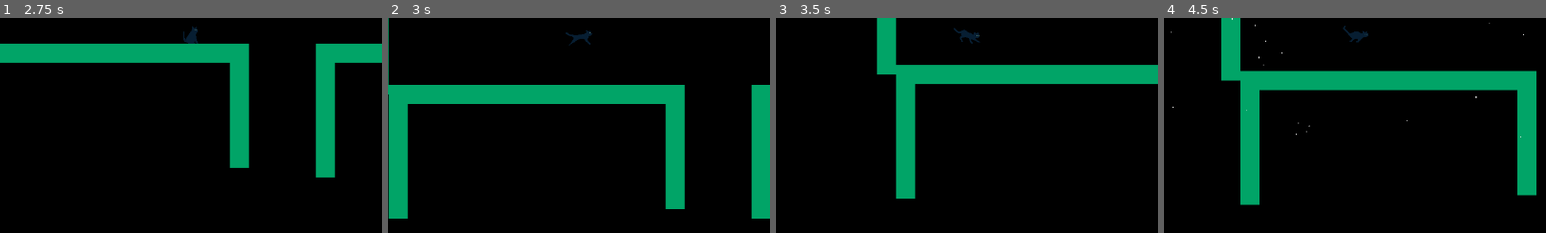
Above: before the commit, frames 1-4 (left to right).
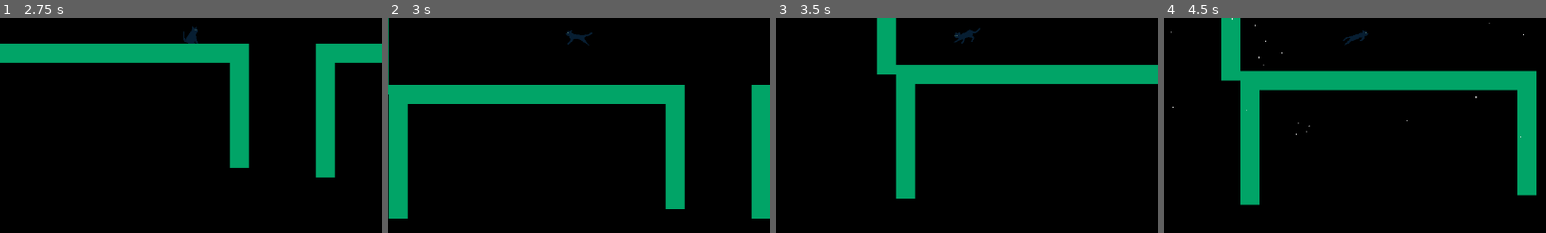
Above: after the commit, the same moments.

Repository: DEVizzent/mermelada-jam-2023
Game: Godot game, scene res://Inicio/StartMenu.tscn
The game is run twice, just before and just after one commit, with the same random seed, the same clock (stepped at 60 frames per second) and the same inputs.
Inputs (mouse positions are % of the whole screen's width and height, from its top left):
- Up to frame 1 (2.75 s): click "Start" at 0.5 s; tap Enter (ui_accept) at 1.25, 1.35, 1.52, 1.82 s; move the mouse to (72, 45) at 1.27 s; hold Right (ui_right) 1.28-2 s; click (72, 45) at 1.42 s; drag from (30, 55) to (57, 29) at 2.02 s
- Up to frame 2 (3 s): tap Enter (ui_accept) at 2.75, 2.85 s; move the mouse to (60, 28) at 2.77 s; hold Left (ui_left) from 2.78 s (still down)
- Up to frame 3 (3.5 s): keep holding Left (ui_left)
- Up to frame 4 (4.5 s): release Left (ui_left) at 3.5 s; drag from (45, 70) to (20, 35) at 3.52 s; move the mouse to (80, 65) at 4.27 s; hold Right (ui_right) from 4.28 s (still down); tap Enter (ui_accept) at 4.35 s
The pictures show only the part of the screen within x 25-75%, y 46-96%; the shares and areas given below are measured in that part.

Frame 1 is identical in both runs. In frame 2, 0.2% of the frame differs, in the area x 46-54%, y 5-13%; in frame 3, 0.2%, in the area x 46-54%, y 4-12%; in frame 4, 0.1%.

Commit message:
Fix and refactor player animation logic

Diff:
--- a/Player/Player.gd
+++ b/Player/Player.gd
@@ -23,26 +23,25 @@
 func _player_movement()->void:
 	if isPlayerMovementBlocked:
 		return
-	if Input.is_action_just_pressed("ui_accept") and is_on_floor():
-		velocity.y = JUMP_VELOCITY
-		$AnimatedSprite2D.play("jump")
 	var direction = Input.get_axis("ui_left", "ui_right")
 	if direction:
 		velocity.x = direction * SPEED
 	else:
 		velocity.x = move_toward(velocity.x, 0, SPEED)
+	_animate_movement()
 
-	if Input.is_action_pressed("ui_left") && is_on_floor():
-		$AnimatedSprite2D.flip_h = true
+func _animate_movement()->void:
+	if velocity.x != 0 && is_on_floor():
 		$AnimatedSprite2D.play("run")
-
-	if Input.is_action_pressed("ui_right") && is_on_floor():
-		$AnimatedSprite2D.flip_h = false
-		$AnimatedSprite2D.play("run")
+	$AnimatedSprite2D.flip_h = Input.is_action_pressed("ui_left")
+	if Input.is_action_just_pressed("ui_accept") and is_on_floor():
+		velocity.y = JUMP_VELOCITY
+		$AnimatedSprite2D.play("jump")
 
 	if !Input.is_anything_pressed():
 		$AnimatedSprite2D.play("idle")
 
+
 func _blockPlayerMovement()->void:
 	velocity.x = 0
 	isPlayerMovementBlocked = true
